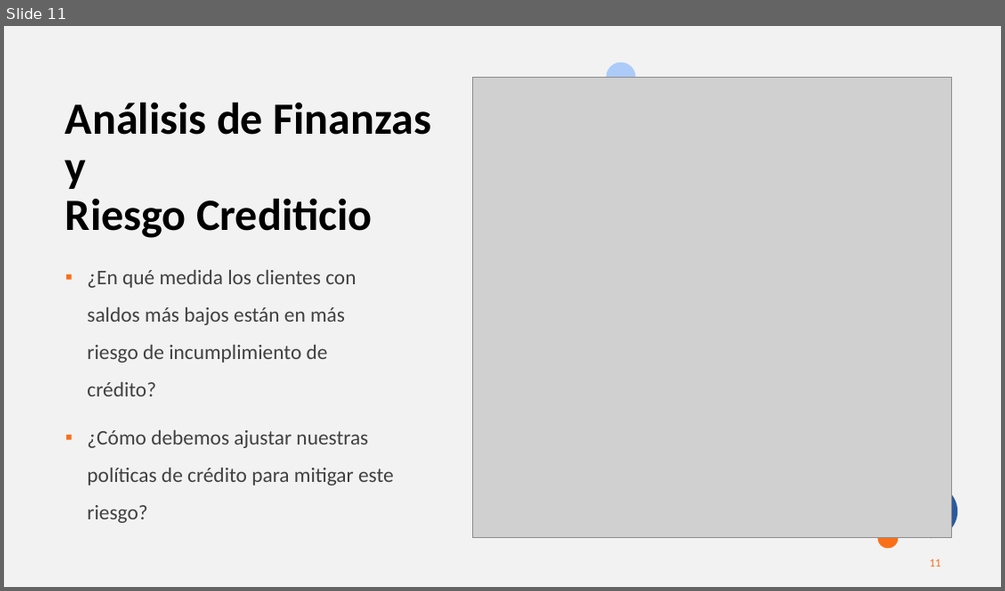
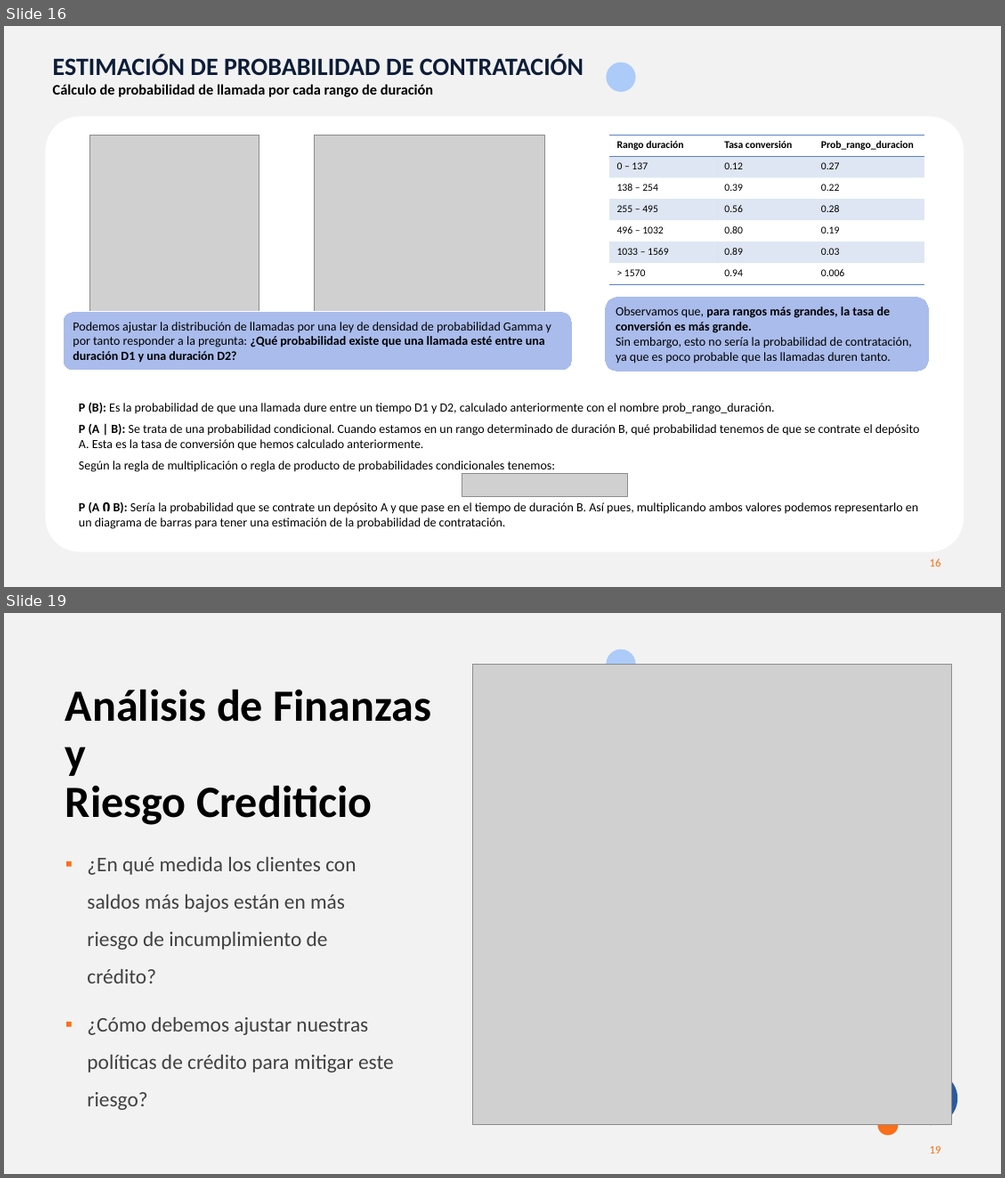
Before and after one commit to MarinaTorba/PersonalDataProrjects, a slide deck: Equip_B/results/D1_presentacion_Cliente.pptx. Shown one above the other, each under a label of ours: slide 11 before the commit, slides 16 and 19 after it; the slides between them are not shown. The pictures are 1005x591 and 1005x1178 pixels, drawn with LibreOffice and Linux fonts; fonts in the diff are those of the drawing; grey boxes stand for pictures. Boxes give left, top, right and bottom in pixels: in the first picture for what was removed or moved away, otherwise in the second. Text is boxed around its words. In the diff, an @@ line names an element or a change of style, - is before the commit and + after.

```diff
--- a/Equip_B/results/D1_presentacion_Cliente.pptx
+++ b/Equip_B/results/D1_presentacion_Cliente.pptx
@@ slide 16 added at (4, 26, 1001, 587), background #F2F2F2; not listed: 2 template elements that a slide beside it also shows @@
@@ text added at (53, 54, 583, 97), 14 pt, text #000000, bold @@
+ESTIMACIÓN DE PROBABILIDAD DE CONTRATACIÓN
+Cálculo de probabilidad de llamada por cada rango de duración
@@ rounded rectangle added at (45, 117, 963, 552), fill #FFFFFF @@
@@ picture added at (89, 135, 259, 312) @@
@@ picture added at (315, 135, 544, 311) @@
@@ table added at (610, 135, 924, 285), 7 rows, 3 columns @@
+Rango duración | Tasa conversión | Prob_rango_duracion
+0 – 137 | 0.12 | 0.27
+138 – 254 | 0.39 | 0.22
+255 – 495 | 0.56 | 0.28
+496 – 1032 | 0.80 | 0.19
+1033 – 1569 | 0.89 | 0.03
+> 1570 | 0.94 | 0.006
@@ rounded rectangle added at (63, 312, 573, 370), fill #AABCEC, outline #FFFFFF 0.75 pt, 12 pt, text #000000 @@
+Podemos ajustar la distribución de llamadas por una ley de densidad de probabilidad Gamma y por tanto responder a la pregunta: ¿Qué probabilidad existe que una llamada esté entre una
+duración D1 y una duración D2?
@@ rounded rectangle added at (605, 297, 929, 372), fill #AABCEC, outline #FFFFFF 0.75 pt, 12 pt, text #000000 @@
+Observamos que, para rangos más grandes, la tasa de conversión es más grande.
+Sin embargo, esto no sería la probabilidad de contratación, ya que es poco probable que las llamadas duren tanto.
@@ rounded rectangle added at (64, 389, 940, 542), outline #FFFFFF 0.75 pt, 12 pt, text #000000 @@
+P (B): Es la probabilidad de que una llamada dure entre un tiempo D1 y D2, calculado anteriormente con el nombre prob_rango_duración.
+P (A | B): Se trata de una probabilidad condicional. Cuando estamos en un rango determinado de duración B, qué probabilidad tenemos de que se contrate el depósito A. Esta es la tasa de conversión que hemos calculado anteriormente.
+Según la regla de multiplicación o regla de producto de probabilidades condicionales tenemos:
+P (A Ი B): Sería la probabilidad que se contrate un depósito A y que pase en el tiempo de duración B. Así pues, multiplicando ambos valores podemos representarlo en un diagrama de barras para tener una estimación de la probabilidad de contratación.
@@ picture added at (461, 473, 628, 496) @@
@@ rectangle added at (4, 549, 213, 587), fill #F2F2F2 @@
@@ what was slide 11 is now slide 19 @@
@@ page number at (930, 1145, 941, 1153): text changed @@
-11
+19
```
Also in this commit, not shown: 10 slides changed, 11 other slides added, 3 slides removed.
